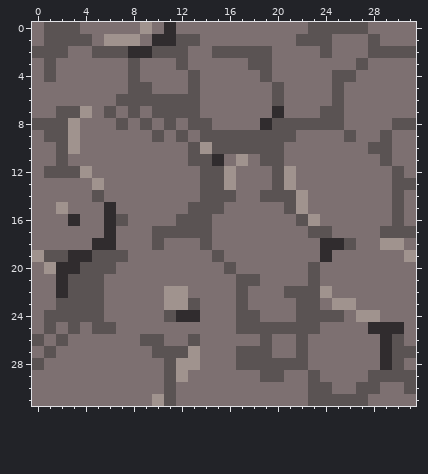
Pixel-art file, stored at tuile-sol.aseprite. Above: the version before the commit.
32x32 pixels, 1 frame.
New version:
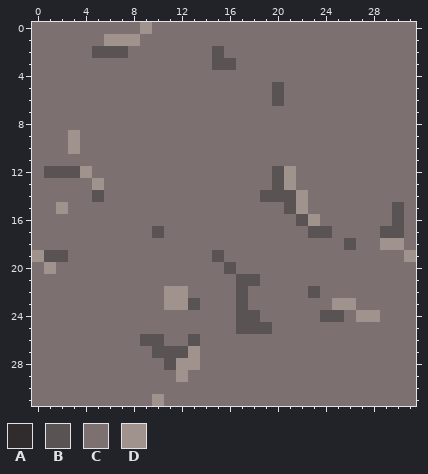
Palette (. is transparent): A #302c2e  B #5a5353  C #7d7071  D #a0938e
What changed:
Changed rows in their new state; - is an unchanged pixel.
first column x 0:
 0 -CCC-------C-----------CCCCC----
 1 -CCCC-----CCCC--------CCC---C---
 2 CCC-----CCCCC---CCCC----C---CCCC
 3 -C------C---C--BB-CC-------C----
 4 -C------C----C-----C-----CC-----
 5 --------CC---C-----------C------
 6 -------CCCCCCC-----------C------
 7 --CCC-C-C-CCCC------C---CC------
 8 CCCC---C-C-C-CC----CCCCCCC----CC
 9 -CC-------C-C-CCCCCCCC----C--C--
10 --C----------CCCCCCCC-------CC--
11 --C----------CCC-C-CC--------C--
12 --------------CCC-------------C-
13 --------------CCC-------------CC
14 --------------CCC-------------C-
15 ------C------CCC----------------
16 ---C--CC----CCC-----------------
17 ------C----CCCC----------------C
18 -----CC---C---C---------CC------
19 ---CCCCC----------------C-------
20 --CCCCC----------------C--------
21 --CCCC-----------------C--------
22 --CCCC---------------CC-C-------
23 --CCCC----------------CC--------
24 -CCCCC-----CCC--------CC--------
25 -C-C-CC-------------CCCC----CCC-
26 C-C----------------C--C------CC-
27 -C---------------CCC--C------CCC
28 C----------------CCCCCC------CC-
29 -----------C-------CC--C----CCCC
30 -----------C-----------CC--CC--C
31 -----------C-----------CCCCC----
Where, in picture pixels (left, top, right, bottom), the same in both pictures:
changed: (32, 22, 416, 406)
